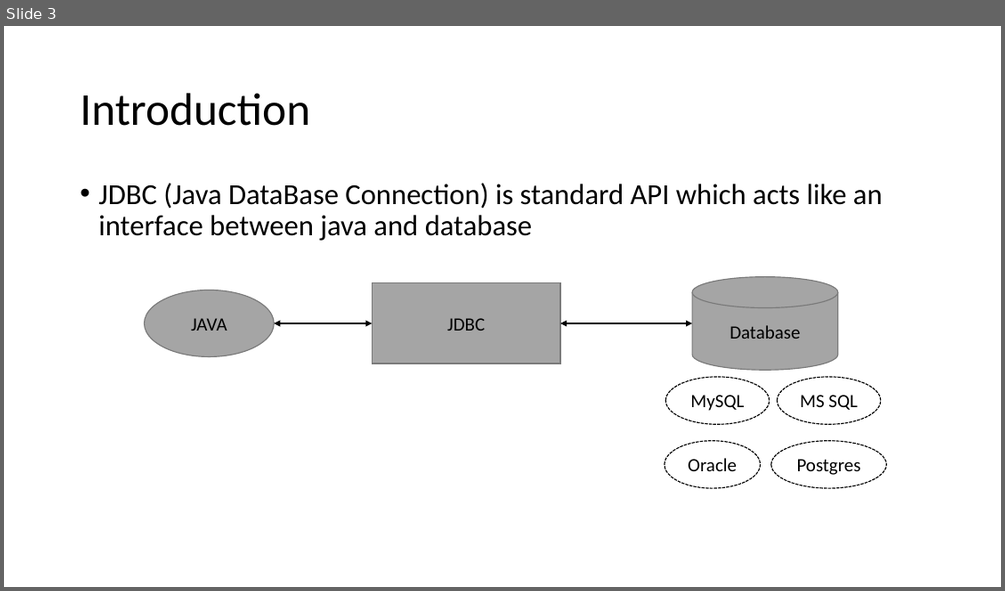
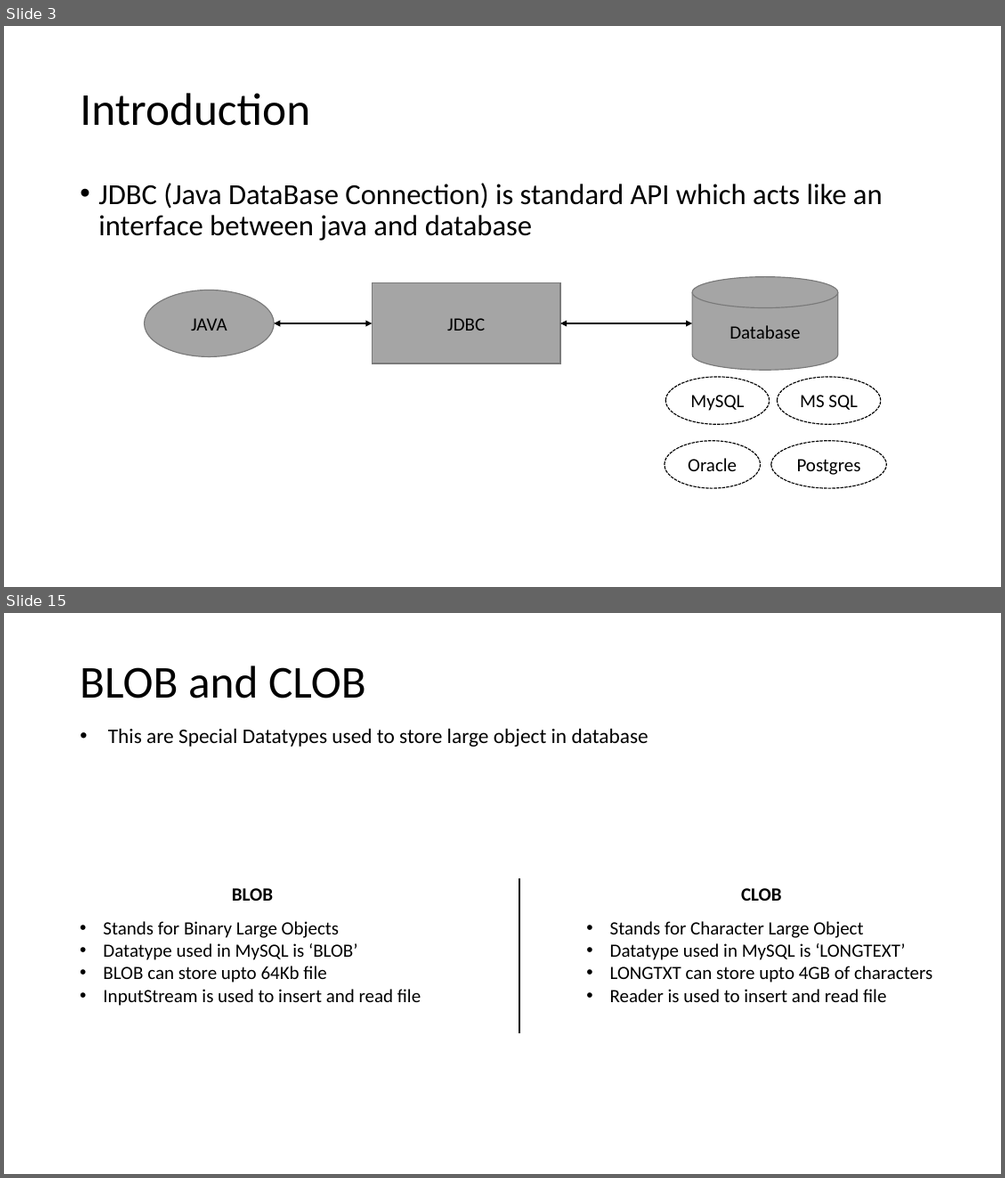
Before and after one commit to psp2108/JDBC_demo, a slide deck: JDBC_PPT/JDBC.pptx. Shown one above the other, each under a label of ours: slide 3 before the commit, slides 3 and 15 after it; the slides between them are not shown. The pictures are 1005x591 and 1005x1178 pixels, drawn with LibreOffice and Linux fonts; fonts in the diff are those of the drawing. Boxes give left, top, right and bottom in pixels: in the first picture for what was removed or moved away, otherwise in the second. Text is boxed around its words. In the diff, an @@ line names an element or a change of style, - is before the commit and + after.

```diff
--- a/JDBC_PPT/JDBC.pptx
+++ b/JDBC_PPT/JDBC.pptx
@@ slide 15 added at <box>4,613,1001,1174</box>, background #FFFFFF @@
@@ text added at <box>80,666,366,698</box>, 44 pt, text #000000 @@
+BLOB and CLOB
@@ text added at <box>108,728,648,747</box>, 20 pt, text #000000 @@
+• This are Special Datatypes used to store large object in database
@@ line added from (520, 878) to (520, 1033), #000000 2 pt @@
@@ text added at <box>232,888,273,900</box>, 18 pt, text #000000, bold @@
+BLOB
@@ text added at <box>741,888,782,900</box>, 18 pt, text #000000, bold @@
+CLOB
@@ text added at <box>103,921,421,1005</box>, 18 pt, text #000000 @@
+• Stands for Binary Large Objects
+• Datatype used in MySQL is ‘BLOB’
+• BLOB can store upto 64Kb file
+• InputStream is used to insert and read file
@@ text added at <box>610,921,932,1002</box>, 18 pt, text #000000 @@
+• Stands for Character Large Object
+• Datatype used in MySQL is ‘LONGTEXT’
+• LONGTXT can store upto 4GB of characters
+• Reader is used to insert and read file
```
Also in this commit, not shown: 12 slides changed, 3 other slides added, 3 slides removed.
